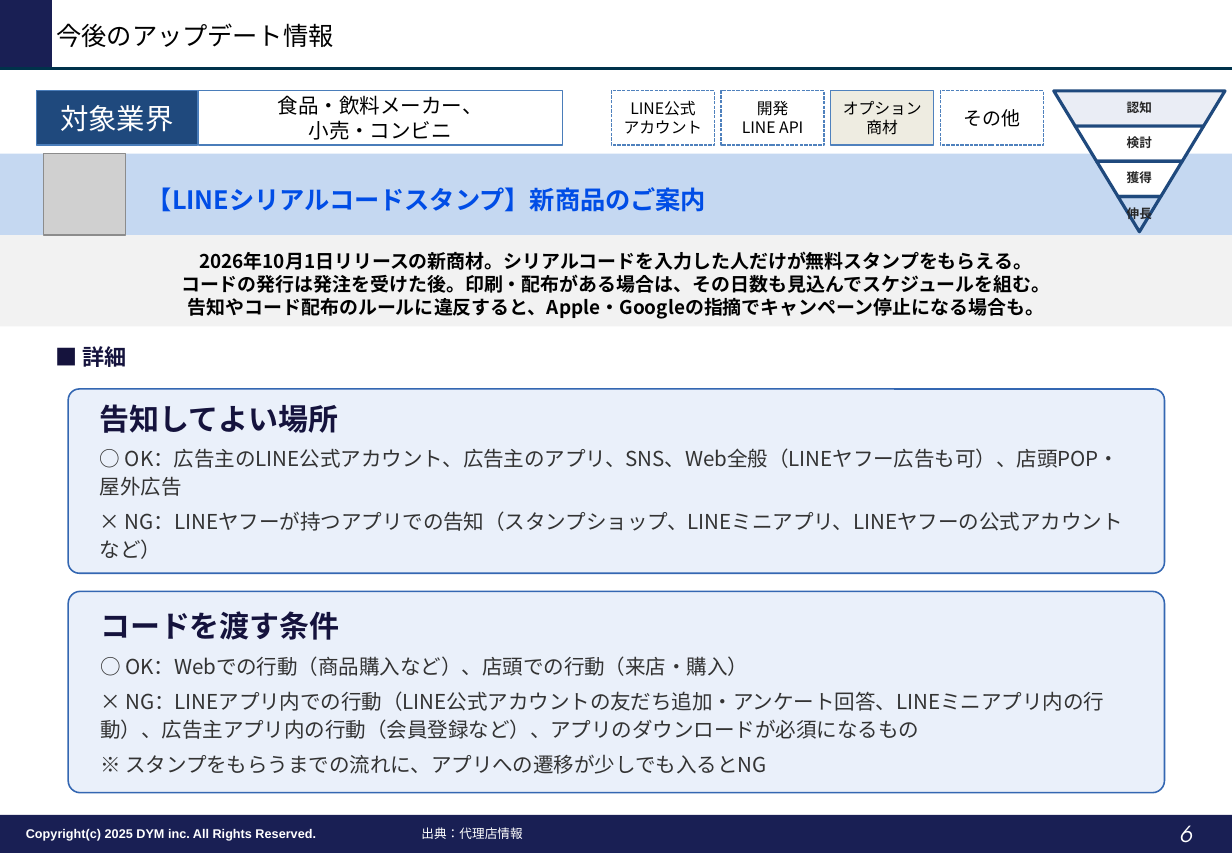
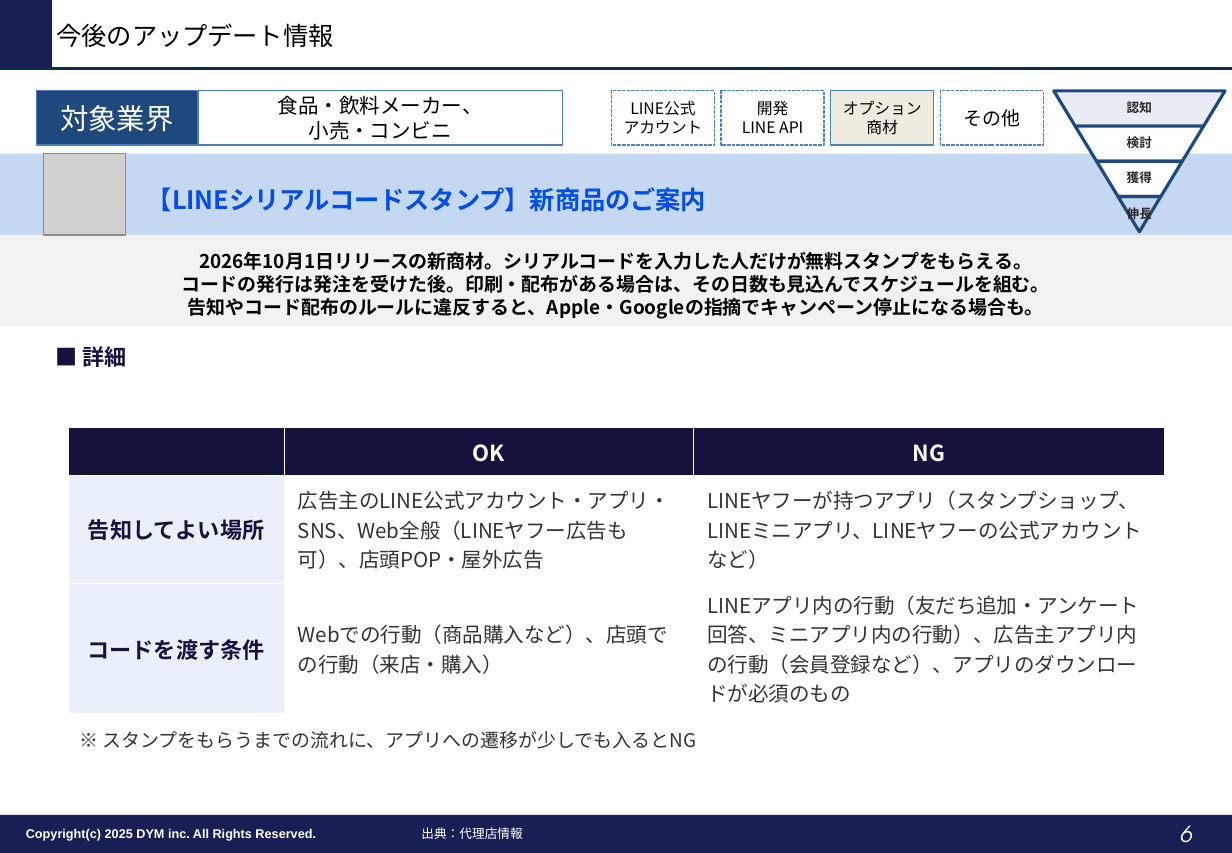
Before and after one commit to tonomura-r-dev/folder, a slide deck: slide 6 of LINEOA媒体最新情報_2026年10月トレンドレポート.pptx. Drawn at 1232x853 pixels with LibreOffice and Linux fonts; fonts in the diff are those of the drawing; grey boxes stand for pictures; background and template pictures are left out. Boxes give left, top, right and bottom in pixels: in the first picture for what was removed or moved away, otherwise in the second. Text is boxed around its words. In the diff, an @@ line names an element or a change of style, - is before the commit and + after.

```diff
--- a/LINEOA媒体最新情報_2026年10月トレンドレポート.pptx
+++ b/LINEOA媒体最新情報_2026年10月トレンドレポート.pptx
@@ rounded rectangle removed at (x1=68, y1=389, x2=1165, y2=573) @@
-告知してよい場所
-○ OK：広告主のLINE公式アカウント、広告主のアプリ、SNS、Web全般（LINEヤフー広告も可）、店頭POP・屋外広告
-× NG：LINEヤフーが持つアプリでの告知（スタンプショップ、LINEミニアプリ、LINEヤフーの公式アカウントなど）
@@ table added at (x1=68, y1=428, x2=1165, y2=714), 3 rows, 3 columns @@
+ | OK | NG
+告知してよい場所 | 広告主のLINE公式アカウント・アプリ・SNS、Web全般（LINEヤフー広告も可）、店頭POP・屋外広告 | LINEヤフーが持つアプリ（スタンプショップ、LINEミニアプリ、LINEヤフーの公式アカウントなど）
+コードを渡す条件 | Webでの行動（商品購入など）、店頭での行動（来店・購入） | LINEアプリ内の行動（友だち追加・アンケート回答、ミニアプリ内の行動）、広告主アプリ内の行動（会員登録など）、アプリのダウンロードが必須のもの
@@ text at (x1=100, y1=611, x2=1104, y2=739): paragraphs removed @@
-コードを渡す条件
-○ OK：Webでの行動（商品購入など）、店頭での行動（来店・購入）
-× NG：LINEアプリ内での行動（LINE公式アカウントの友だち追加・アンケート回答、LINEミニアプリ内の行動）、広告主アプリ内の行動（会員登録など）、アプリのダウンロードが必須になるもの
@@ text "※ スタンプをもらうまでの流れに、アプリへの遷移が少しでも入るとNG" moved from (x1=68, y1=592, x2=1165, y2=793) to (x1=103, y1=731, x2=697, y2=749) @@
@@ text "※ スタンプをもらうまでの流れに、アプリへの遷移が少しでも入るとNG" at (x1=103, y1=731, x2=697, y2=749): size 13 to 12 pt; line spacing 1.15 to 1; less space between paragraphs; vertical alignment middle to top; fill #EAF0FA to none; outline #3467B2 1 pt to none @@
```
Also in this commit, not shown: 4 other slides changed, 1 other file.
